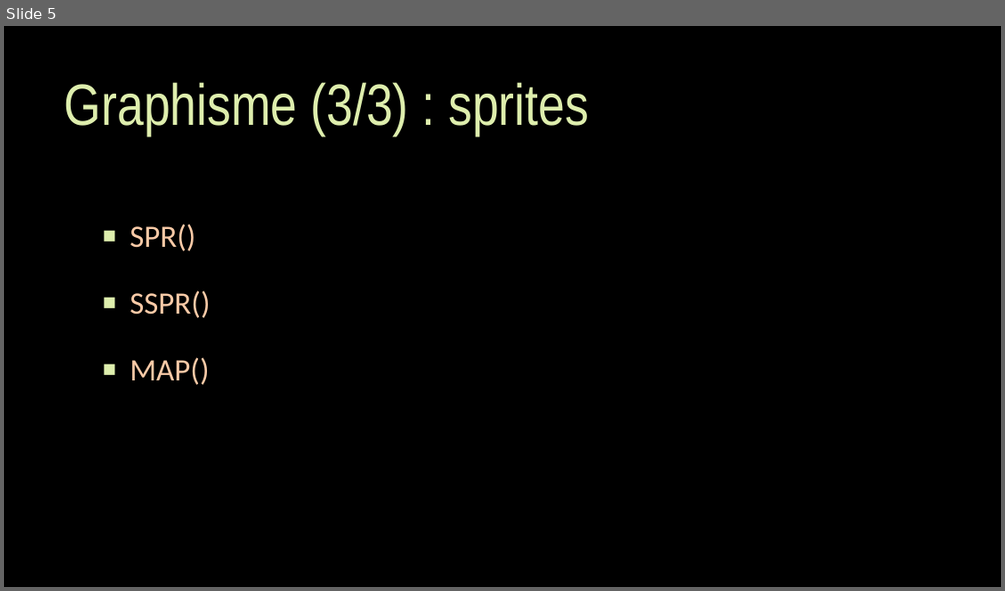
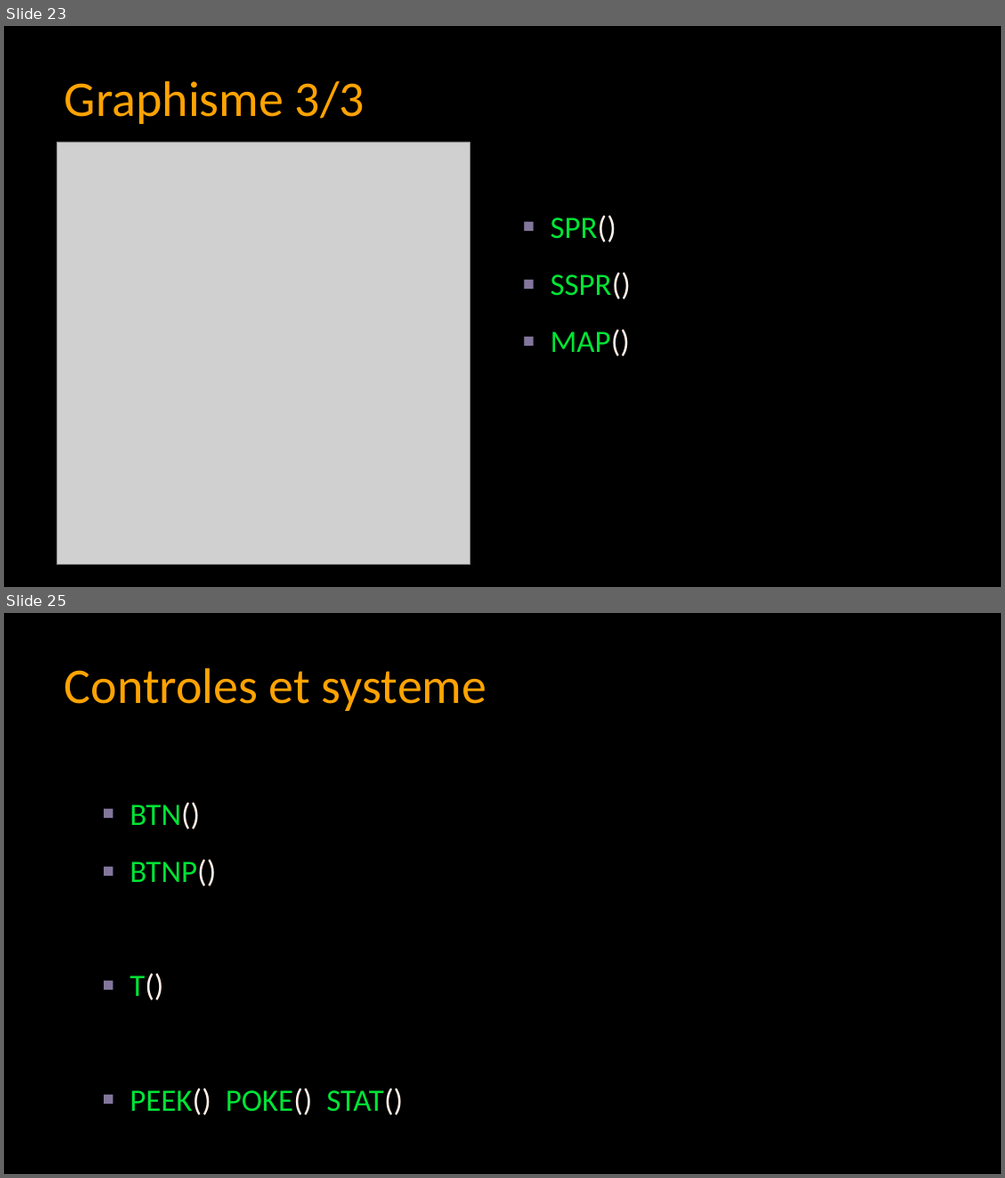
Before and after one commit to samhocevar/cookie-party-pico8-workshop, a slide deck: pico8-workshop.pptx. Shown one above the other, each under a label of ours: slide 5 before the commit, slides 23 and 25 after it; the slides between them are not shown. The pictures are 1005x591 and 1005x1178 pixels, drawn with LibreOffice and Linux fonts; fonts in the diff are those of the drawing; grey boxes stand for pictures; background and template pictures are left out. Boxes give left, top, right and bottom in pixels: in the first picture for what was removed or moved away, otherwise in the second. Text is boxed around its words. In the diff, an @@ line names an element or a change of style, - is before the commit and + after.

```diff
--- a/pico8-workshop.pptx
+++ b/pico8-workshop.pptx
@@ slide 25 added at bbox=[4, 613, 1001, 1174], background picture (left out) @@
@@ title added at bbox=[65, 668, 486, 711], 48 pt, text #FFA300 @@
+Controles et systeme
@@ text added at bbox=[129, 802, 403, 1115], 30 pt, text #00E436 @@
+▪ BTN()
+▪ BTNP()
+▪ T()
+▪ PEEK() POKE() STAT()
@@ what was slide 5 is now slide 23 @@
@@ slide 23 changed as well @@
@@ title at bbox=[65, 81, 364, 124]: text changed; size 56 to 48 pt; font Arial Narrow to Calibri; text colour #DEEEAD to #FFA300 @@
-Graphisme (3/3) : sprites
+Graphisme 3/3
@@ picture added at bbox=[57, 142, 470, 564] @@
@@ text "SPR()": place and size @@
-text "SPR()" at bbox=[129, 224, 210, 385]
+text "SPR()" at bbox=[550, 215, 631, 356]
@@ text "SPR()" at bbox=[550, 215, 631, 356]: text colour #F9CAA7 to #00E436, text colour #F9CAA7 to #FFF1E8 in "SPR()", "SSPR()", "MAP()"; line spacing 1.5 to 1.25; bullet colour #DEEEAD to #83769C @@
```
Also in this commit, not shown: 3 other slides changed, 21 other slides added, 1 other file.
